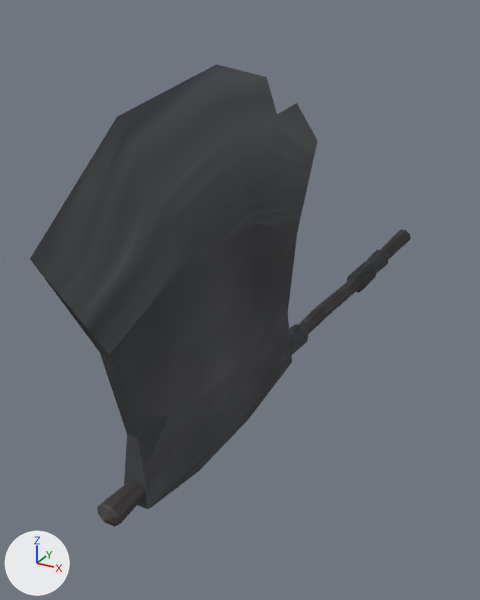
Before and after pictures for a commit that changed the glTF model models/weapon_axe.glb.
Rendered twice from a 50 mm camera at (0.256, -1.076, 0.425) aimed at (-0.081, -0.464, 0.119). The axes (+X, +Y, +Z) are drawn at lower left. The lights are the same throughout. The picture after the commit comes second. Vertices at exactly the same position are counted once.

In view in the first picture: 'axe_1handed'.
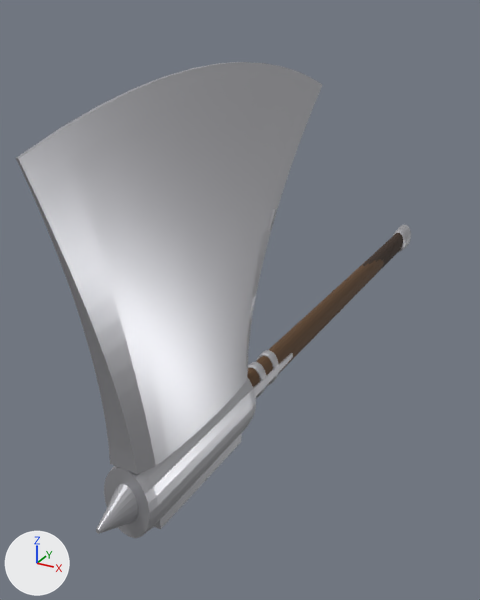
Boxes [x1, y1, x2, y2] around the edits, measured in the pictures (480 x 600 px; the box of a moved part takes in the faces that stretch with it):
'axe_1handed', reshaped, recoloured
    before: [30, 64, 411, 527]
    after: [16, 62, 411, 538]
part 1 of me_cube_12900, added (mostly hidden)
    after: [154, 434, 241, 529]
part 2 of me_cube_12900, rebuilt (6% wider, 7% shorter)
    before: [30, 64, 318, 509]
    after: [16, 62, 322, 474]
part 3 of me_cube_12900, added
    after: [104, 233, 403, 538]
part 4 of me_cube_12900, added
    after: [248, 362, 266, 398]
part 5 of me_cube_12900, added
    after: [257, 350, 279, 386]
part 6 of me_cube_12900, added
    after: [96, 484, 138, 534]
part 7 of me_cube_12900, moved or reshaped
    before: [97, 229, 411, 527]
    after: [253, 225, 411, 398]

Patch to the scene script:
```diff
--- a/models/weapon_axe.glb.py
+++ b/models/weapon_axe.glb.py
@@ mat_wood @@
+mat_wood = principled_material('wood')
+mat_wood.base_color = (0.11, 0.055, 0.022)  # brown #5d4229
+mat_wood.roughness = 0.75
@@ mat_leather @@
+mat_leather = principled_material('leather')
+mat_leather.base_color = (0.045, 0.025, 0.015)  # brown #3c2c21
+mat_leather.roughness = 0.85
@@ mat_iron @@
+mat_iron = principled_material('iron')
+mat_iron.base_color = (0.55, 0.55, 0.58)  # light grey #c4c4c8
+mat_iron.metallic = 0.75
+mat_iron.roughness = 0.38
@@ me_cube_12900 @@
 # used by ob_axe_1handed; location = (0.0, 0.0, 0.0)
-me_cube_12900.from_pydata(...)  # 141 vertices, 274 faces; spans x -0.042..-0.012, y -0.815..0.035, z 0.028..0.385
-me_cube_12900.materials.append(mat_barbarian_texture)  # picture img_barbarian_texture
+me_cube_12900.from_pydata(...)  # 983 vertices, 1964 faces; spans x -0.051..-0.003, y -0.815..0.035, z 0.027..0.385
+# me_cube_12900 part 1: a new loose piece, a box spanning x -0.044..-0.01, y -0.73..-0.59, z 0.028..0.043, in mat_iron (light grey #c4c4c8)
+# me_cube_12900 part 2: the loose piece of 43 vertices spanning x -0.042..-0.012, y -0.815..-0.385, z 0.028..0.385 is rebuilt with 390 vertices and now spans x -0.051..-0.003, y -0.815..-0.38, z 0.097..0.385, in mat_iron (light grey #c4c4c8)
+# me_cube_12900 part 3: a new loose piece of 241 vertices spanning x -0.05..-0.004, y -0.75..0.005, z 0.027..0.099
+# me_cube_12900 part 4: a new loose piece of 82 vertices spanning x -0.039..-0.015, y -0.536..-0.524, z 0.043..0.083, in mat_iron (light grey #c4c4c8)
+# me_cube_12900 part 5: a new loose piece of 82 vertices spanning x -0.039..-0.015, y -0.506..-0.494, z 0.043..0.083, in mat_iron (light grey #c4c4c8)
+# me_cube_12900 part 6: a new loose piece of 82 vertices spanning x -0.039..-0.015, y -0.785..-0.74, z 0.044..0.082, in mat_iron (light grey #c4c4c8)
+# me_cube_12900 part 7
+# 97 vertices are removed from x -0.041..-0.013, y -0.778..0.034, z 0.047..0.083
+# 192 faces are deleted
+# 87 vertices are added at x -0.04..-0.014, y -0.57..0.035, z 0.043..0.083
+# 5 new vertices lie (0.0, 0.032, 0.001) away from vertices in x -0.034..-0.02, y -0.005, z 0.079..0.083
+# 5 new vertices lie (0.0, 0.032, -0.001) away from vertices in x -0.034..-0.02, y -0.005, z 0.043..0.047
+# 184 new faces join them, mat_iron (light grey #c4c4c8)
+me_cube_12900.materials.append(mat_wood)  # brown #5d4229
+me_cube_12900.materials.append(mat_leather)  # brown #3c2c21
+me_cube_12900.materials.append(mat_iron)  # light grey #c4c4c8
```
